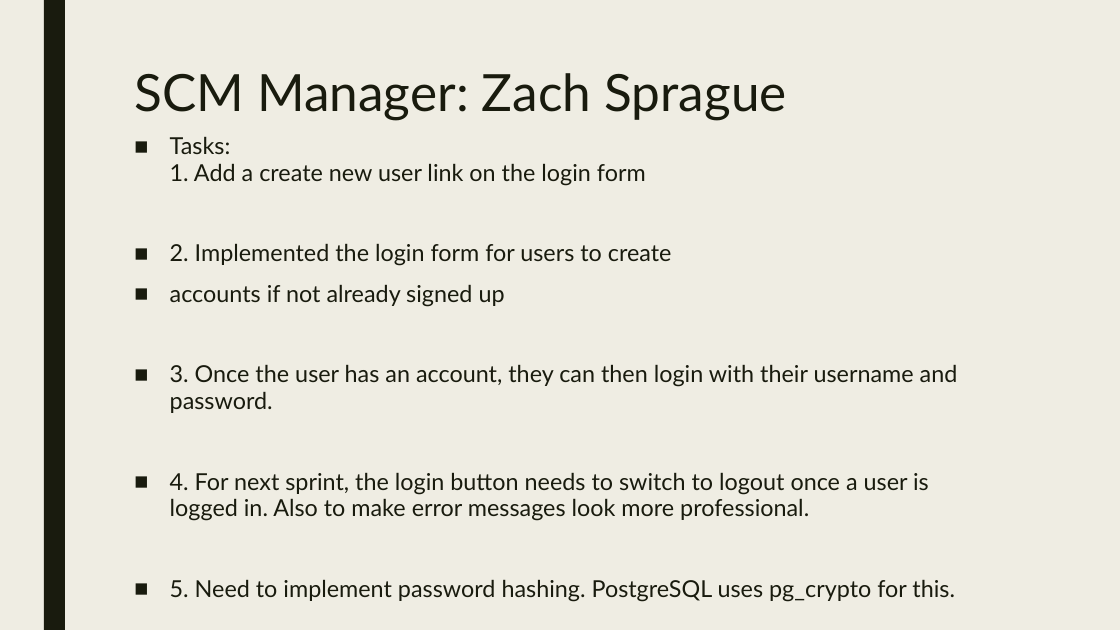
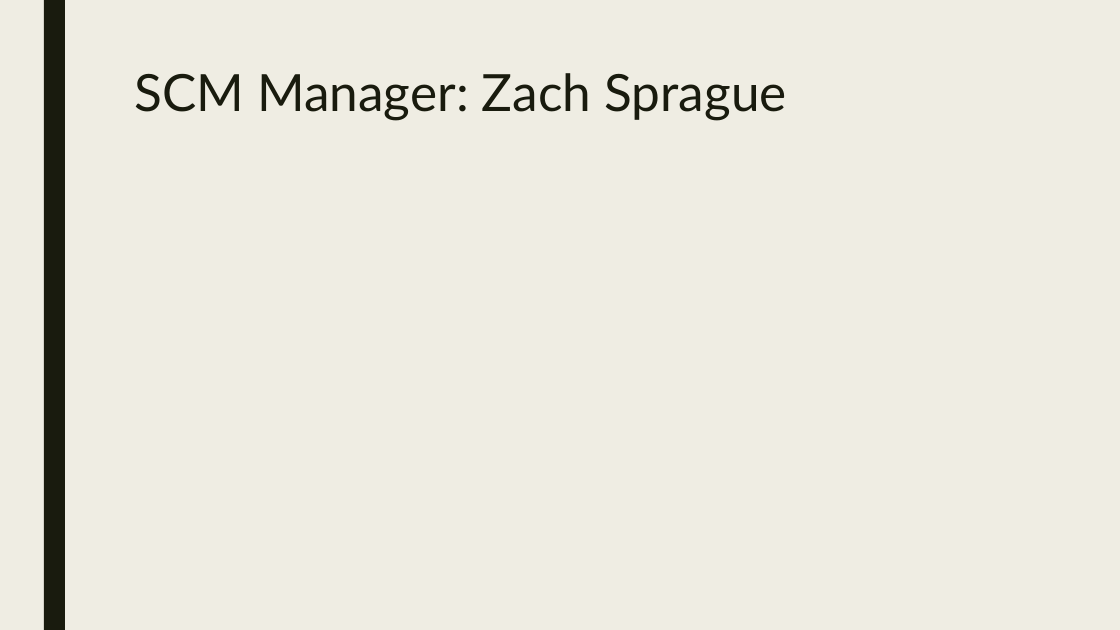
Before and after one commit to Jake25k/CSC439, a slide deck: slide 17 of PowerPoint Slides/csc439_sprint3_final.pptx (slide 16 before the commit). Drawn at 1120x630 pixels with LibreOffice and Linux fonts; fonts in the diff are those of the drawing. Boxes give left, top, right and bottom in pixels: in the first picture for what was removed or moved away, otherwise in the second. Text is boxed around its words. In the diff, an @@ line names an element or a change of style, - is before the commit and + after.

```diff
--- a/PowerPoint Slides/csc439_sprint3_final.pptx
+++ b/PowerPoint Slides/csc439_sprint3_final.pptx
@@ text removed at (x1=170, y1=136, x2=958, y2=602) @@
-■ Tasks:
-  1. Add a create new user link on the login form
-■ 2. Implemented the login form for users to create
-■ accounts if not already signed up
-■ 3. Once the user has an account, they can then login with their username and password.
-■ 4. For next sprint, the login button needs to switch to logout once a user is logged in. Also to make error messages look more professional.
-■ 5. Need to implement password hashing. PostgreSQL uses pg_crypto for this.
```
Also in this commit, not shown: 1 other slide changed, 1 slide added, 2 slides removed.
